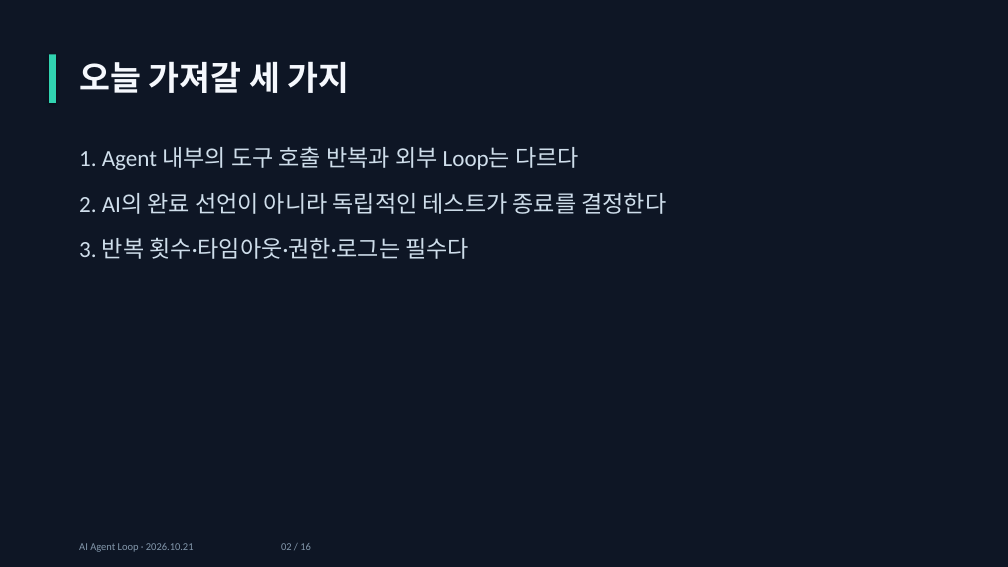
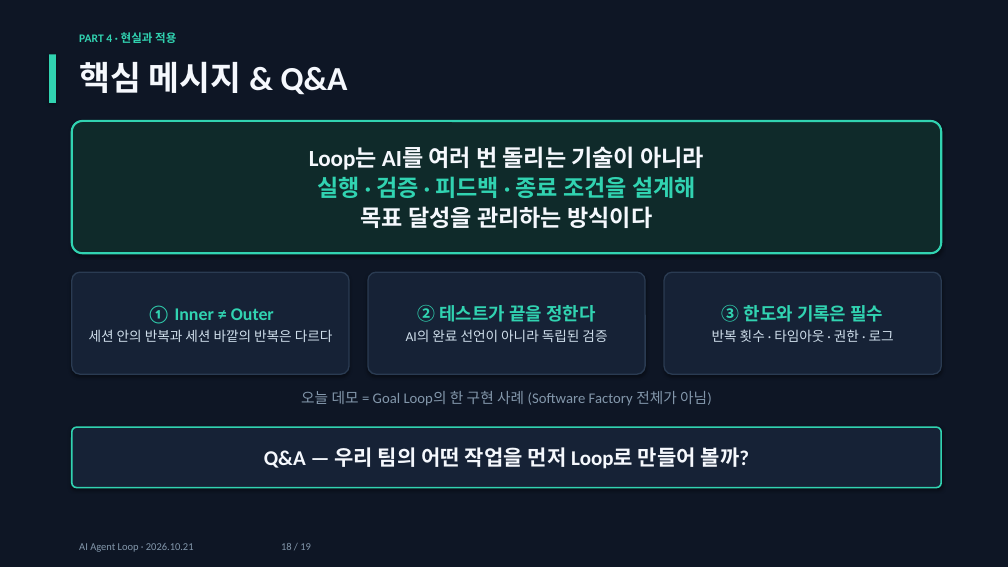
Before and after one commit to jaewon-i/kiro-agent-loop-demo, a slide deck: slide 18 of docs/AI_Agent_Loop.pptx (slide 2 before the commit). Drawn at 1008x567 pixels with LibreOffice and Linux fonts; fonts in the diff are those of the drawing. Boxes give left, top, right and bottom in pixels: in the first picture for what was removed or moved away, otherwise in the second. Text is boxed around its words. In the diff, an @@ line names an element or a change of style, - is before the commit and + after.

```diff
--- a/docs/AI_Agent_Loop.pptx
+++ b/docs/AI_Agent_Loop.pptx
@@ text added at (79,32,176,43), 11 pt, text #31D3B1, bold @@
+PART 4 · 현실과 적용
@@ text at (79,61,348,95): text changed @@
-오늘 가져갈 세 가지
+핵심 메시지 & Q&A
@@ rounded rectangle added at (72,121,941,253), fill #0F2A2A, outline #31D3B1 2 pt, 22 pt, text #F5F8FD, bold @@
+Loop는 AI를 여러 번 돌리는 기술이 아니라
+실행 · 검증 · 피드백 · 종료 조건을 설계해
+목표 달성을 관리하는 방식이다
@@ text removed at (79,146,666,259) @@
-1. Agent 내부의 도구 호출 반복과 외부 Loop는 다르다
-2. AI의 완료 선언이 아니라 독립적인 테스트가 종료를 결정한다
-3. 반복 횟수·타임아웃·권한·로그는 필수다
@@ rounded rectangle added at (72,272,349,374), fill #162236, outline #2A3B52 1.25 pt, 13 pt, text #CFDEEB @@
+① Inner ≠ Outer
+세션 안의 반복과 세션 바깥의 반복은 다르다
@@ rounded rectangle added at (368,272,646,374), fill #162236, outline #2A3B52 1.25 pt, 13 pt, text #CFDEEB @@
+② 테스트가 끝을 정한다
+AI의 완료 선언이 아니라 독립된 검증
@@ rounded rectangle added at (664,272,941,374), fill #162236, outline #2A3B52 1.25 pt, 13 pt, text #CFDEEB @@
+③ 한도와 기록은 필수
+반복 횟수 · 타임아웃 · 권한 · 로그
@@ text added at (301,391,712,406), 14 pt, text #8397AB @@
+오늘 데모 = Goal Loop의 한 구현 사례 (Software Factory 전체가 아님)
@@ rounded rectangle added at (72,427,941,488), fill #162236, outline #31D3B1 1.5 pt, 20 pt, text #F5F8FD, bold @@
+Q&A — 우리 팀의 어떤 작업을 먼저 Loop로 만들어 볼까?
@@ text at (79,543,311,552): text changed @@
-AI Agent Loop · 2026.10.21 02 / 16
+AI Agent Loop · 2026.10.21 18 / 19
```
Also in this commit, not shown: 10 other slides changed, 8 slides added, 5 slides removed.
